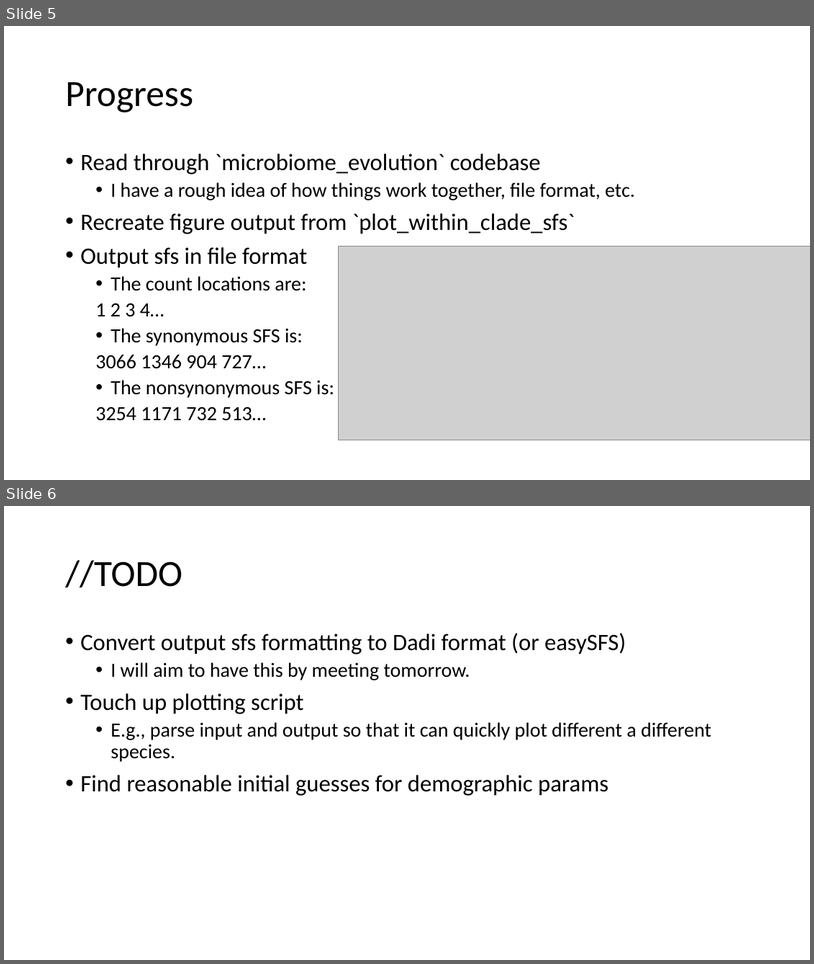
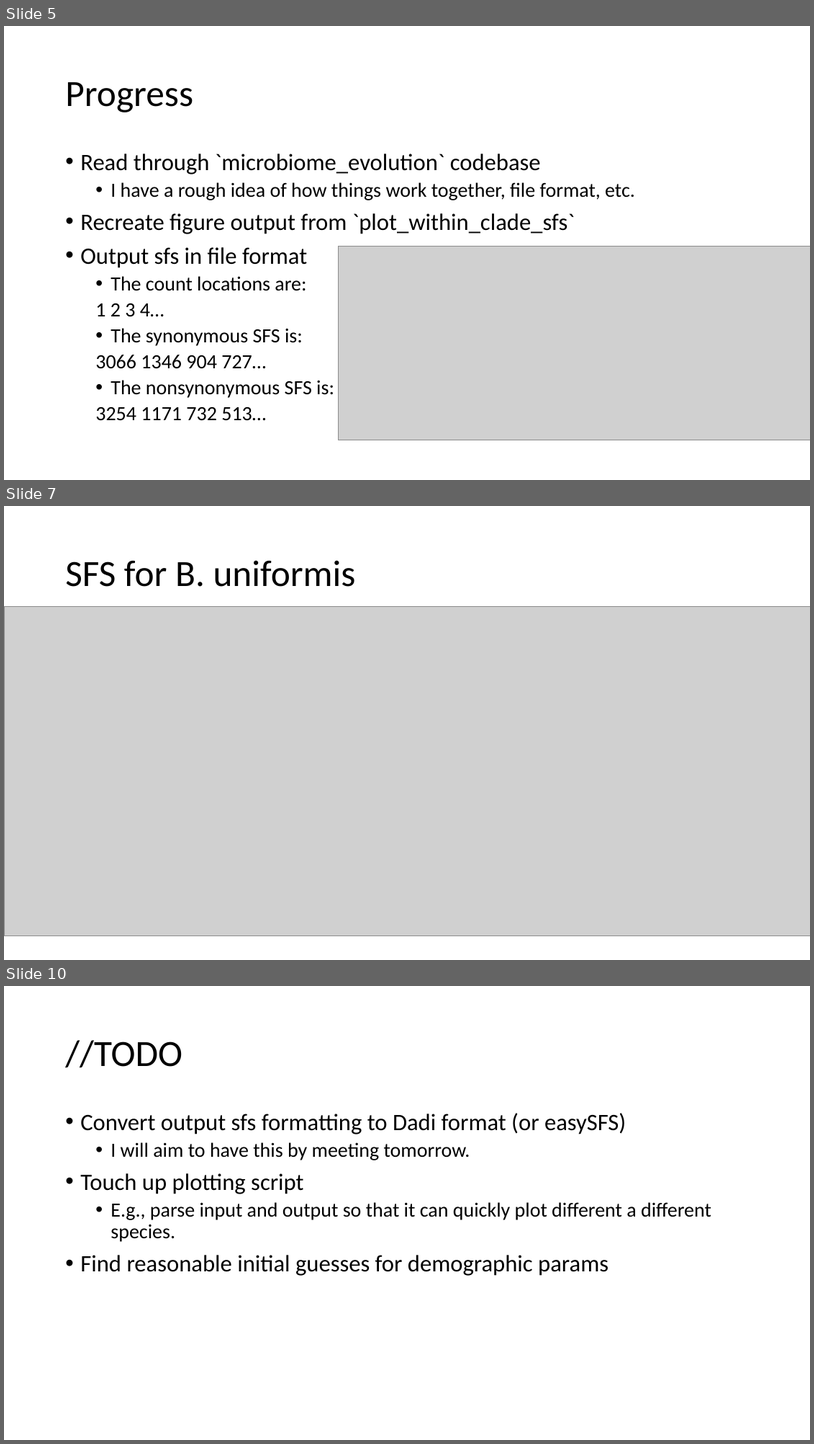
Before and after one commit to jon-mah/demo_for_ccgb, a slide deck: Summary/20210111_demo_for_ccgb_rotation_update.pptx. Shown one above the other, each under a label of ours: slides 5 and 6 before the commit, slides 5, 7 and 10 after it; the slides between them are not shown. The pictures are 814x964 and 814x1444 pixels, drawn with LibreOffice and Linux fonts; fonts in the diff are those of the drawing; grey boxes stand for pictures. Boxes give left, top, right and bottom in pixels: in the first picture for what was removed or moved away, otherwise in the second. Text is boxed around its words. In the diff, an @@ line names an element or a change of style, - is before the commit and + after.

```diff
--- a/Summary/20210111_demo_for_ccgb_rotation_update.pptx
+++ b/Summary/20210111_demo_for_ccgb_rotation_update.pptx
@@ slide 7 added at [4,506,810,960], background #FFFFFF @@
@@ title added at [65,560,356,587], 44 pt, text #000000 @@
+SFS for B. uniformis
@@ picture added at [4,606,810,936] @@
@@ what was slide 6 is now slide 10 @@
```
Also in this commit, not shown: 3 other slides added.
